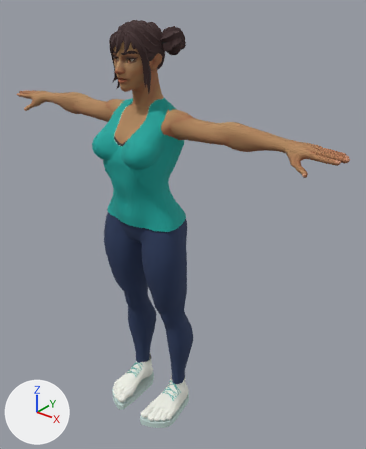
A saved change to the glTF model docs/lab/characters/running-woman/running-woman-run.glb.
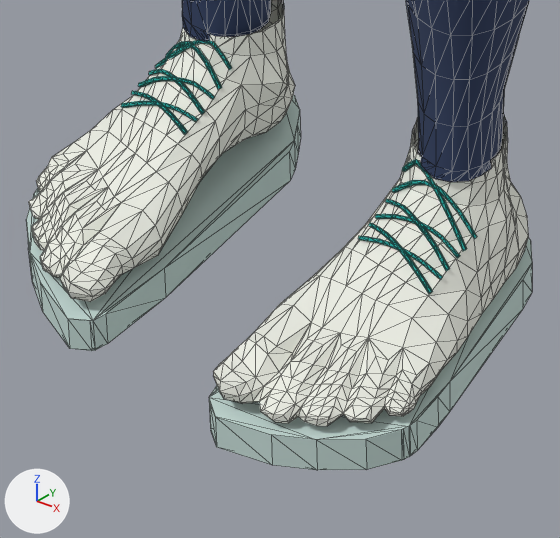
Each version is shown whole from a 50 mm lens placed at (1.287, -1.349, 1.849), pointed at (0.103, 0.132, 0.931), then close up on the part from 30% to 53% of the width and 79% to 98% of the height. Every picture has the same lights, and +X, +Y and +Z are marked at lower left. The last two pictures show the newer version. The close-ups show mesh edges as thin lines. Vertices at exactly the same position are counted once.

Objects in the first close-up: 'laces_L', 'laces_R', 'leggings_L', 'leggings_R', 'shoe_L', 'shoe_R', 'sole_L', 'sole_R'.
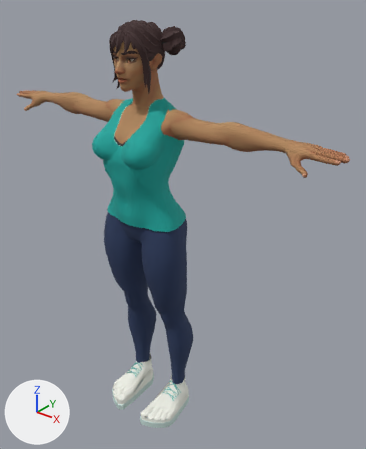
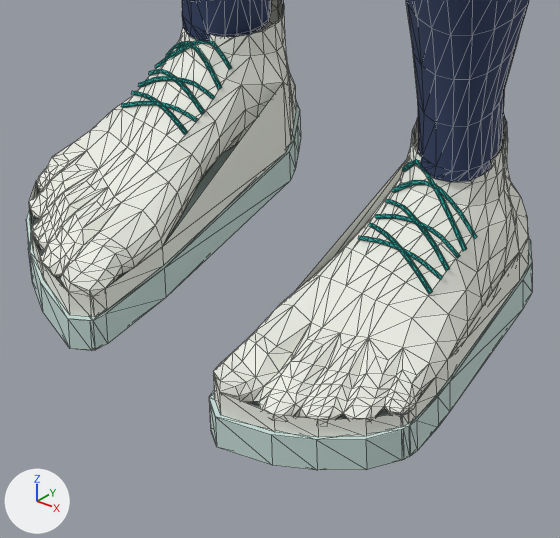
Where the change shows, as pixel boxes [x1, y1, x2, y2] in the close-ups (560 x 538 px):
'shoe_L', reshaped
    before: [213, 112, 529, 426]
    after: [213, 112, 529, 437]
'shoe_R', reshaped
    before: [29, 0, 295, 302]
    after: [29, 0, 296, 317]
part 1 of me_mesh_11, added
    after: [213, 161, 529, 437]
part 2 of me_mesh_14, added
    after: [29, 72, 296, 317]

The change in detail:
me_mesh_11 is used by ob_shoe_l; location (0.0, 0.0, 0.0).
me_mesh_11 had 413 vertices, 784 faces and spanned x 0.054..0.181, y -0.134..0.136, z 0.03..0.148.
me_mesh_11 now has 437 vertices, 832 faces and spans x 0.054..0.181, y -0.134..0.136, z 0.03..0.148.
Part 1, on me_mesh_11:
24 vertices are added at x 0.054..0.181, y -0.134..0.136, z 0.031.
48 new faces join them.
me_mesh_14 is used by ob_shoe_r; location (0.0, 0.0, 0.0).
me_mesh_14 had 413 vertices, 784 faces and spanned x -0.181..-0.054, y -0.134..0.136, z 0.03..0.148.
me_mesh_14 now has 437 vertices, 832 faces and spans x -0.181..-0.054, y -0.134..0.136, z 0.03..0.148.
Part 2, on me_mesh_14:
24 vertices are added at x -0.181..-0.054, y -0.134..0.136, z 0.031.
48 new faces join them.
